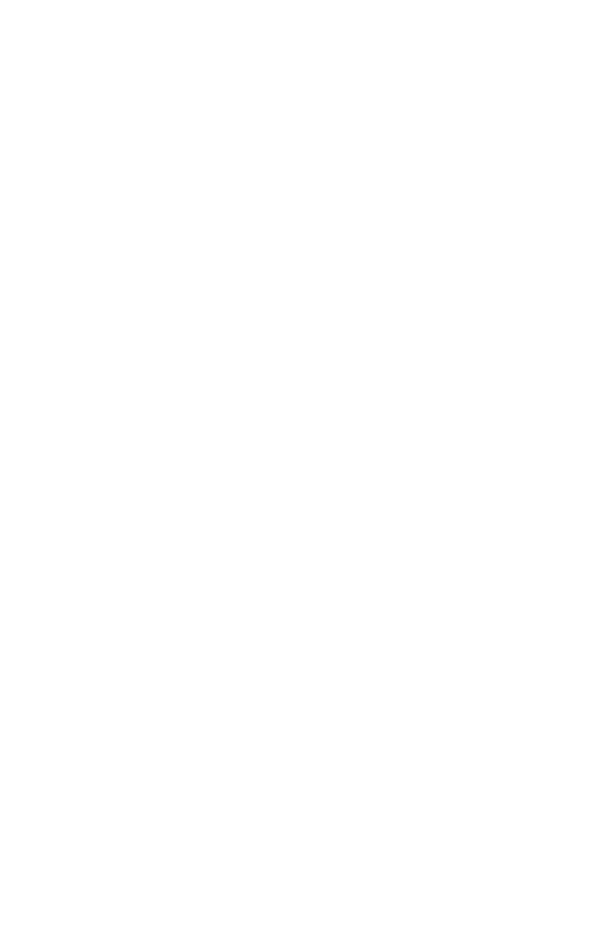
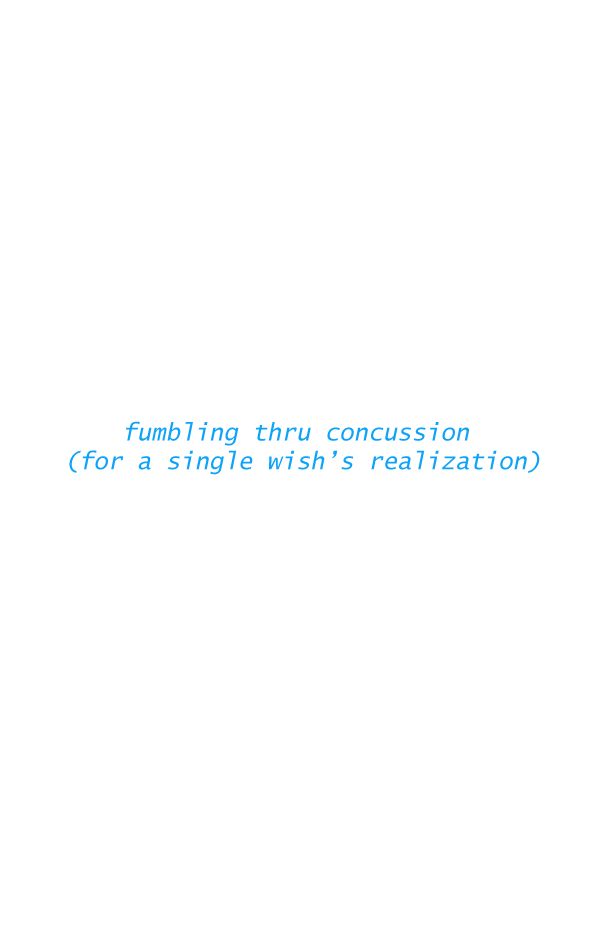
Layer changes from the first w=601, h=927 image to the second:
painted on "grey emerging cyan shadow inquiring of Red what meant her dream" over [69, 421, 540, 475]
